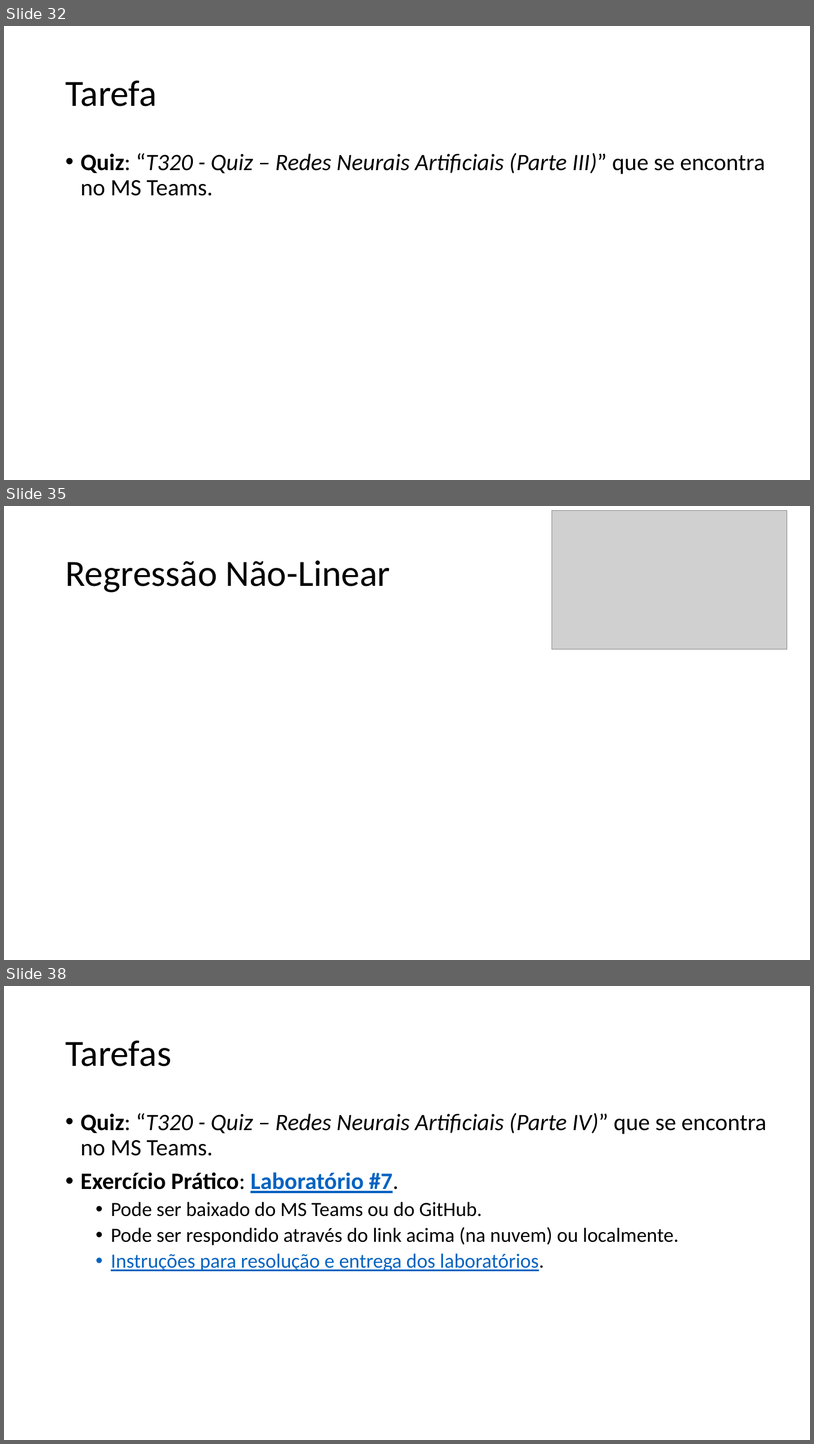
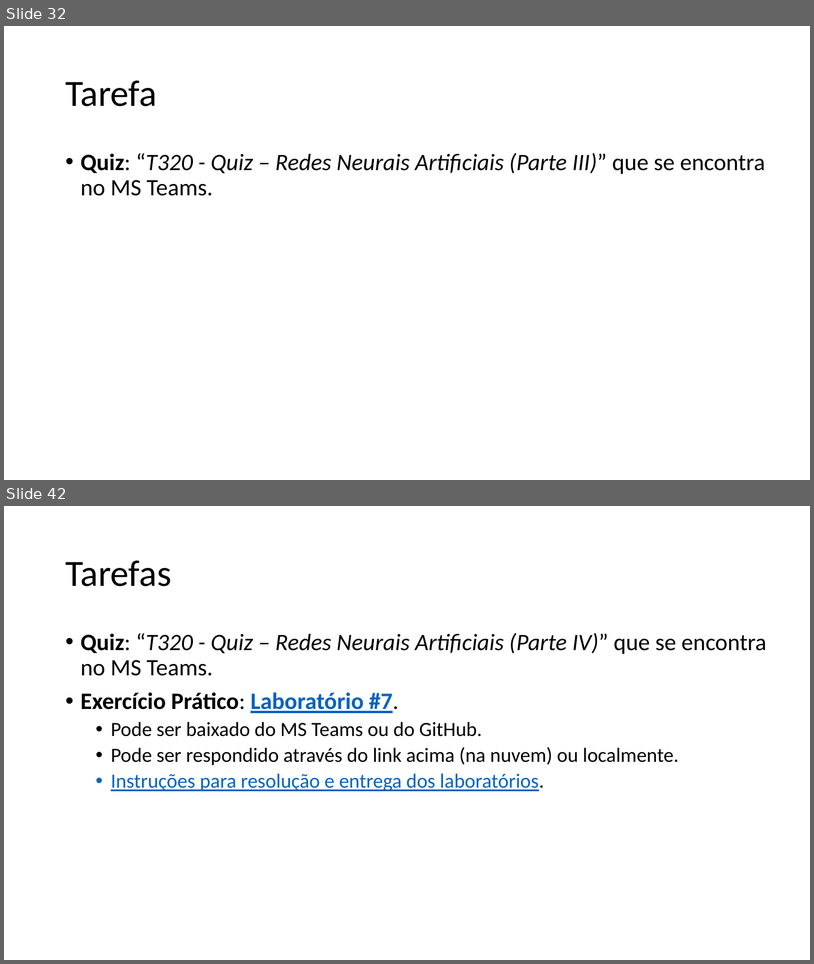
Before and after one commit to zz4fap/t320_aprendizado_de_maquina, a slide deck: slides/T320_Redes_Neurais_Artificiais (Parte II).pptx. Shown one above the other, each under a label of ours: slides 32, 35 and 38 before the commit, slides 32 and 42 after it; the slides between them are not shown. The pictures are 814x1444 and 814x964 pixels, drawn with LibreOffice and Linux fonts; fonts in the diff are those of the drawing; grey boxes stand for pictures. Boxes give left, top, right and bottom in pixels: in the first picture for what was removed or moved away, otherwise in the second. Text is boxed around its words. In the diff, an @@ line names an element or a change of style, - is before the commit and + after.

```diff
--- a/slides/T320_Redes_Neurais_Artificiais (Parte II).pptx
+++ b/slides/T320_Redes_Neurais_Artificiais (Parte II).pptx
@@ slide 35 removed at (4,506,810,960), background #FFFFFF @@
@@ picture removed at (552,511,788,649) @@
@@ title removed at (65,560,390,592) @@
-Regressão Não-Linear
@@ what was slide 38 is now slide 42 @@
```
Also in this commit, not shown: 5 slides changed, 6 slides added, 1 other slide removed, 2 other files.
